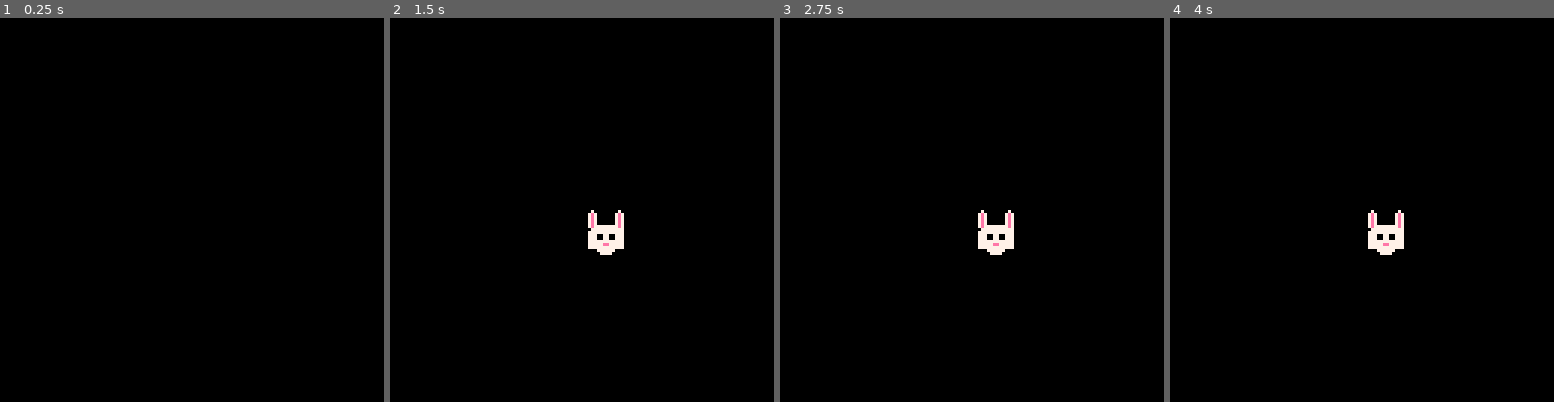
Above: before the commit, frames 1-4 (left to right).
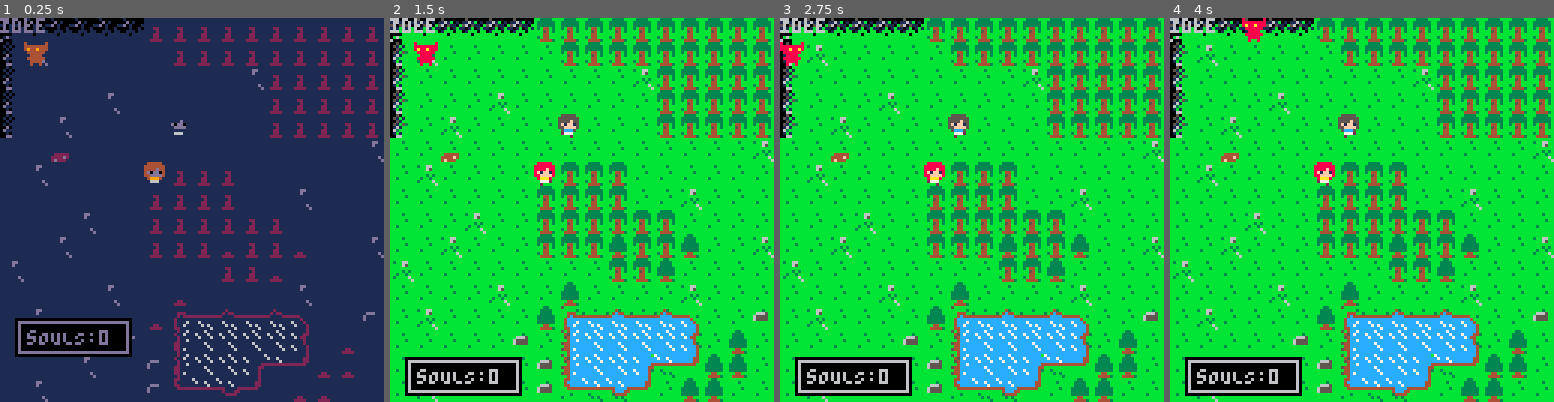
Above: after the commit, the same moments.

Repository: astonge/pico8-carts
Game: PICO-8 cartridge hell-on-earth.p8
The game is run twice, just before and just after one commit, with the same random seed, the same clock (stepped at 60 frames per second) and the same inputs.
Inputs:
- Up to frame 1 (0.25 s): no input
- Up to frame 2 (1.5 s): tap O (Z key) at 0.33, 0.7, 1.43 s; tap X (X key) at 1.07 s
- Up to frame 3 (2.75 s): hold Left 1.97-2.37 s; tap X (X key) at 2.07, 2.4, 2.73 s; tap O (Z key) at 2.22 s; hold Down from 2.42 s (still down)
- Up to frame 4 (4 s): release Down at 2.82 s; hold Right 2.87-3.53 s; tap X (X key) at 3.07, 3.4, 3.73 s; tap O (Z key) at 3.1, 3.98 s; hold Up from 3.58 s (still down)

The runs differ from the first frame. In frame 1, 96% of the frame differs, in the area x 0-100%, y 0-100%; in frame 2, 97%; in frame 3, 97%; in frame 4, 97%.

Commit message:
player animation

Diff:
--- a/hell-on-earth.p8
+++ b/hell-on-earth.p8
@@ -9,7 +9,7 @@
 	npcs={}
 	add(npcs,makenpc(6,6,"camper"))
 	add(npcs,makenpc(7,4,"hiker"))
-	intro()
+--	intro()
 	startgame()
 end
 
@@ -67,11 +67,11 @@
 	self.y=1
 	self.sp={23,24}
 	--tick,frame,step
-	self.t,self.f,self.s = 0,1,16
+	self.t,self.f = 0,1
 	self.state="idle"
 	self.anime={
-	idle={s=16,sp={23,24}},
-	walk={s=6,sp={6,7}},
+	idle={s=8,sp={23,24}},
+	walk={s=16,sp={6,7}},
 }
 end
 
@@ -84,7 +84,12 @@
 
 function player:draw()
 --debug(self)
-spr(self.anime[self.state].sp[self.f],self.x*8,self.y*8)
+?self.state
+spr(
+	self.anime[self.state]
+		.sp[self.f],
+	self.x*8,self.y*8
+)
 end
 
 function player:update()
@@ -106,8 +111,20 @@
 	x2=((self.x+1)*8),y2=((self.y+1)*8)+8
 }
 --anime
+if self.state~="idle" then
+--	printh("not idle")
+	printh(self.t)
+	if self.t==9 then
+		self.t=0
+		self.f=1
+		self.state="idle"
+	end
+	printh("---")
+end
+
 self.t=(self.t+1)%self.anime[self.state].s
 if (self.t==0) self.f=self.f%#self.anime[self.state].sp+1
+
 --buttons
 if not btn(❎) and not btn(🅾️) then
 	if btnp(⬆️) do
@@ -117,6 +134,7 @@
 	end
 	if btnp(⬇️) do
 		if canmov(self.d) then
+			self.state="walk"
 			self.y+=1
 		end
 	end
